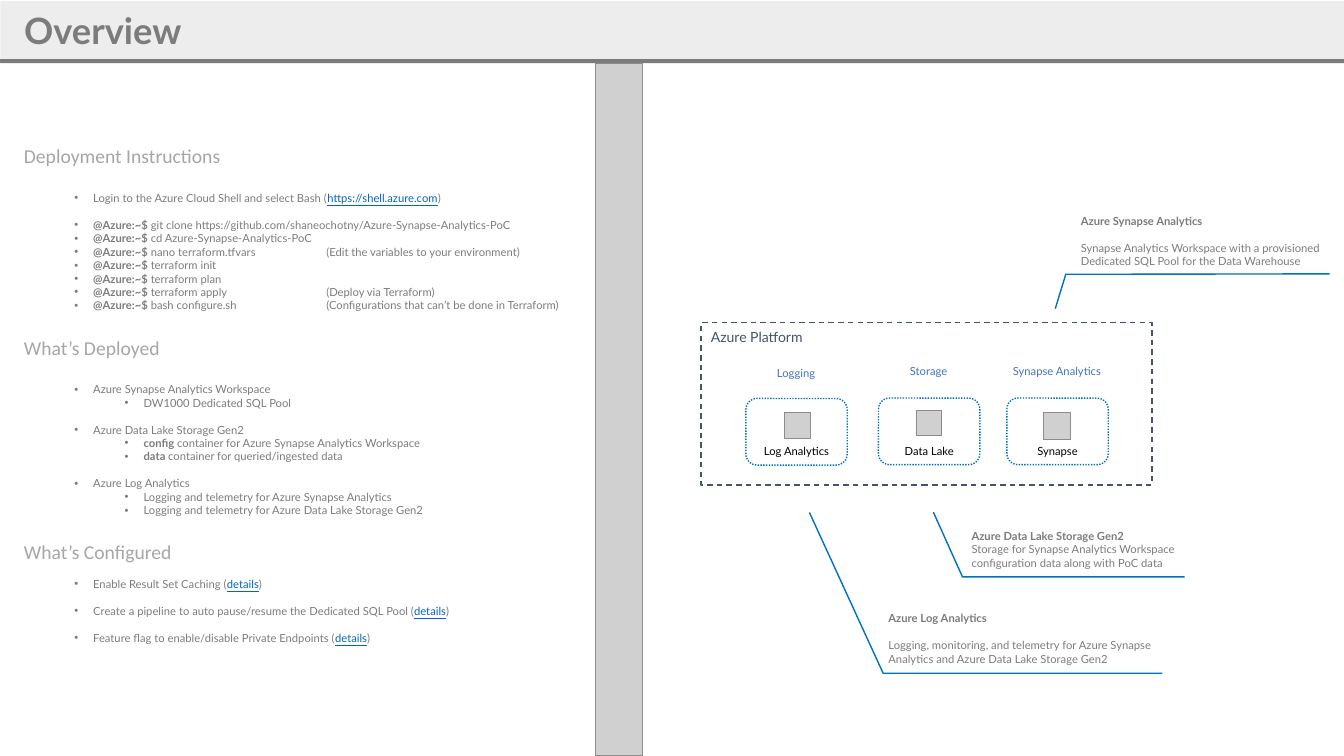
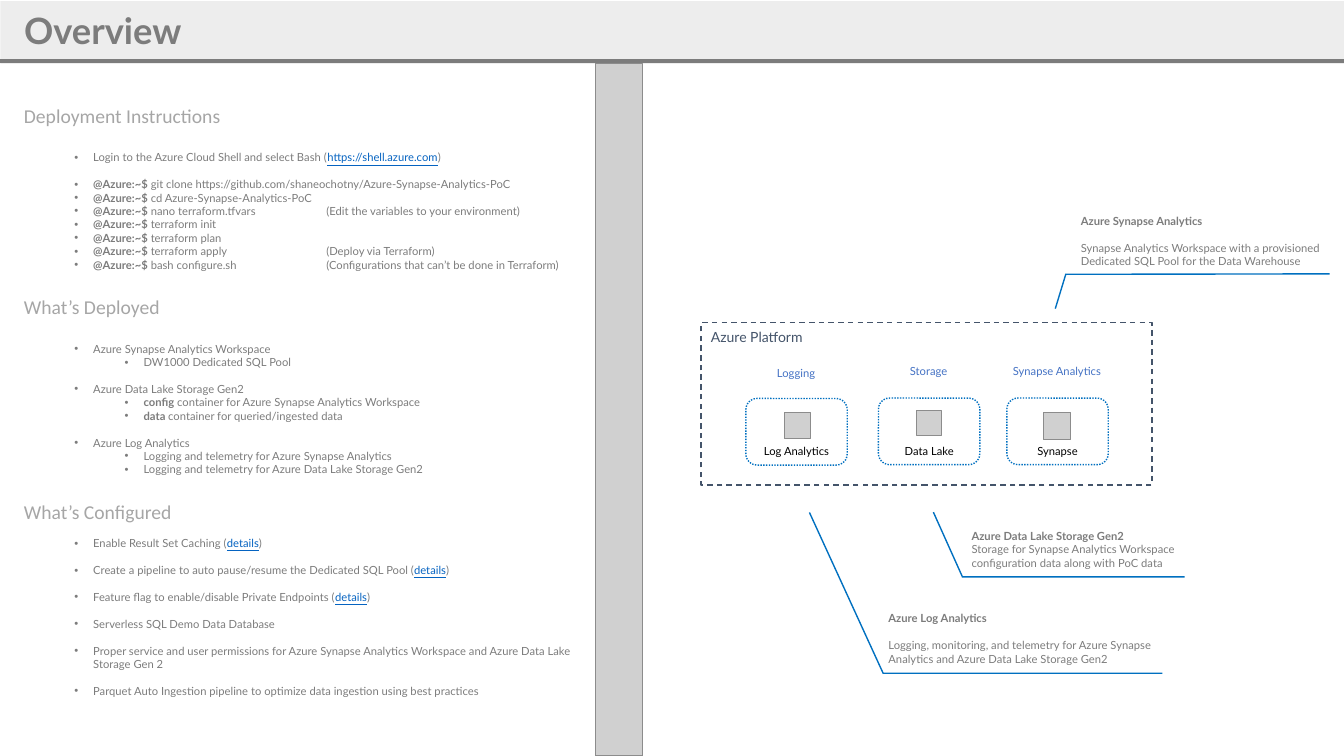
Before and after one commit to shaneochotny/Azure-Synapse-Analytics-PoC, a slide deck: slide 2 of Azure Synapse Analytics PoC Environment.pptx. Drawn at 1344x756 pixels with LibreOffice and Linux fonts; fonts in the diff are those of the drawing; grey boxes stand for pictures. Boxes give left, top, right and bottom in pixels: in the first picture for what was removed or moved away, otherwise in the second. Text is boxed around its words. In the diff, an @@ line names an element or a change of style, - is before the commit and + after.

```diff
--- a/Azure Synapse Analytics PoC Environment.pptx
+++ b/Azure Synapse Analytics PoC Environment.pptx
@@ text "Deployment Instructions": place and size @@
-text "Deployment Instructions" at [24, 149, 559, 644]
+text "Deployment Instructions" at [24, 109, 571, 697]
@@ text at [93, 620, 571, 697]: paragraphs added @@
+  • Serverless SQL Demo Data Database
+  • Proper service and user permissions for Azure Synapse Analytics Workspace and Azure Data Lake Storage Gen 2
+  • Parquet Auto Ingestion pipeline to optimize data ingestion using best practices
```
Also in this commit, not shown: 1 other file.
